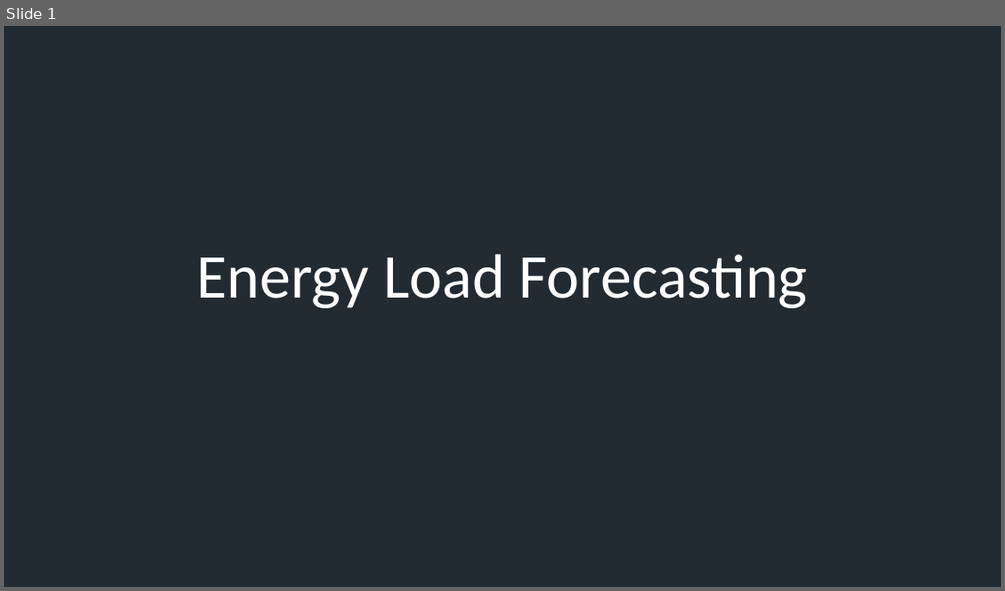
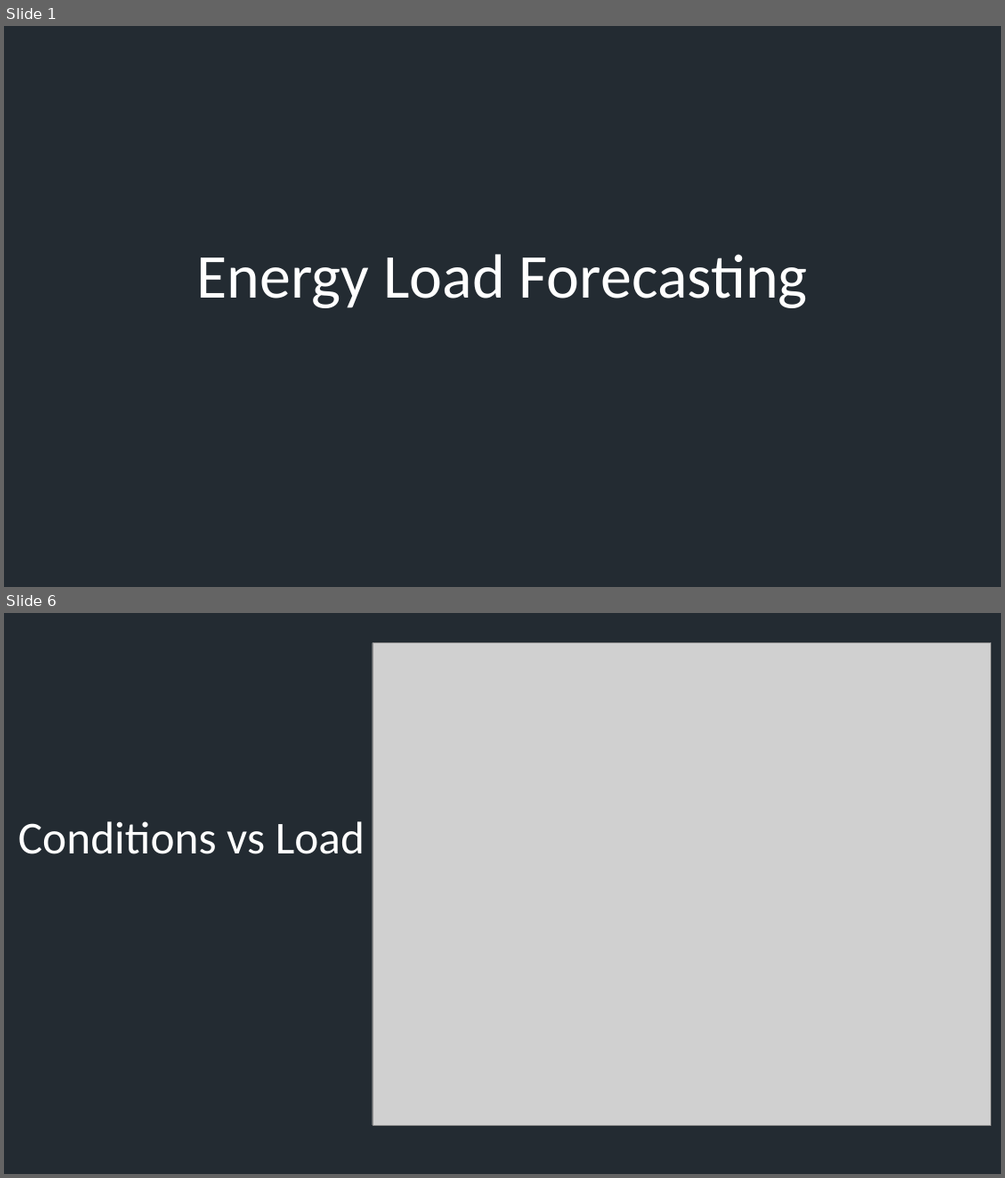
Before and after one commit to Matlickp/Energy_Load_Forecasting, a slide deck: Energy Load Forecasting Presentation.pptx. Shown one above the other, each under a label of ours: slide 1 before the commit, slides 1 and 6 after it; the slides between them are not shown. The pictures are 1005x591 and 1005x1178 pixels, drawn with LibreOffice and Linux fonts; fonts in the diff are those of the drawing; grey boxes stand for pictures; background and template pictures are left out. Boxes give left, top, right and bottom in pixels: in the first picture for what was removed or moved away, otherwise in the second. Text is boxed around its words. In the diff, an @@ line names an element or a change of style, - is before the commit and + after.

```diff
--- a/Energy Load Forecasting Presentation.pptx
+++ b/Energy Load Forecasting Presentation.pptx
@@ slide 6 added at bbox=[4, 613, 1001, 1174], background picture (left out) @@
@@ picture added at bbox=[372, 643, 990, 1125] @@
@@ title added at bbox=[18, 821, 364, 854], 88 pt, text #FFFFFF @@
+Conditions vs Load
```
Also in this commit, not shown: 10 other slides added, 5 slides removed, 2 other files.
